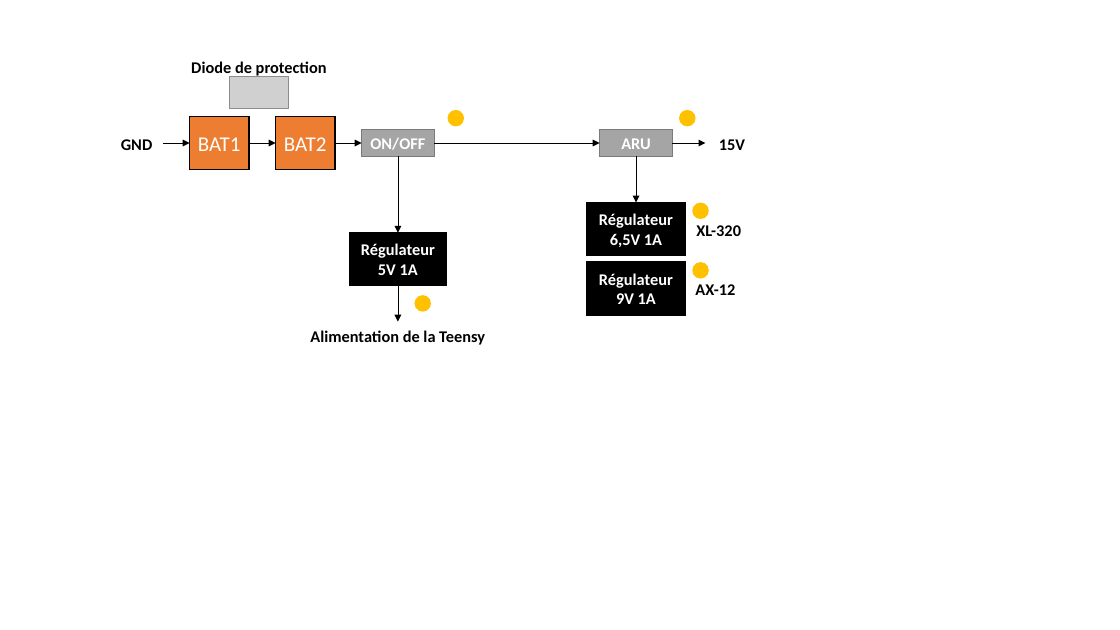
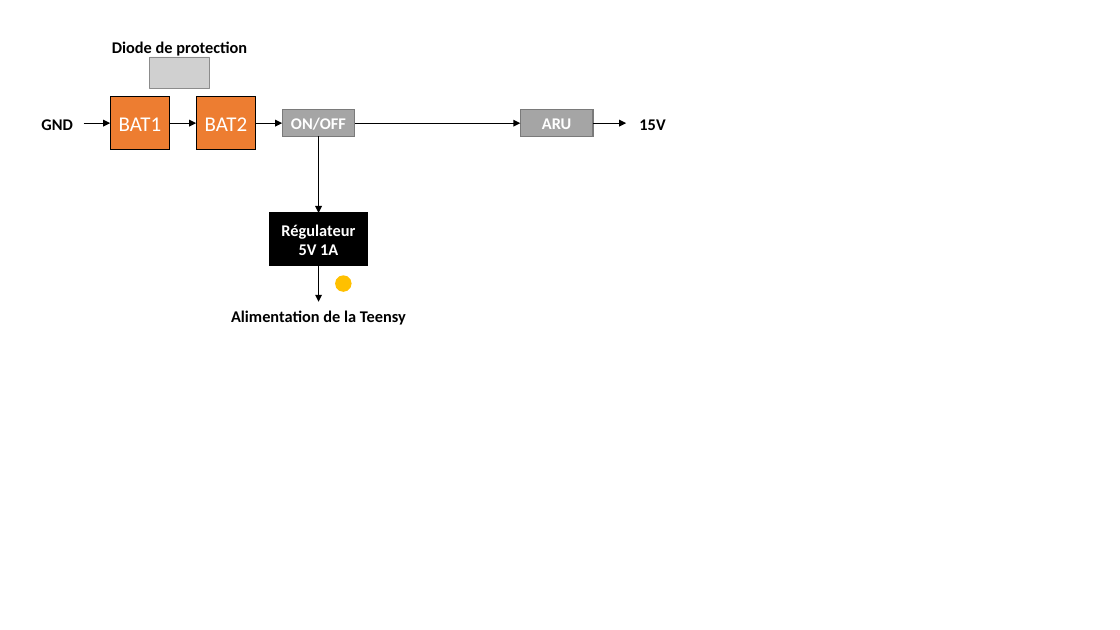
Before and after one commit to Nanaud7/my_robot, a slide deck: slide 2 of Electronique/Carte Robot (base sur un Teensy 3.6)/Schema fonctionnel.pptx (slide 1 before the commit). Drawn at 1120x630 pixels with LibreOffice and Linux fonts; fonts in the diff are those of the drawing; grey boxes stand for pictures. Boxes give left, top, right and bottom in pixels: in the first picture for what was removed or moved away, otherwise in the second. Text is boxed around its words. In the diff, an @@ line names an element or a change of style, - is before the commit and + after.

```diff
--- a/Electronique/Carte Robot (base sur un Teensy 3.6)/Schema fonctionnel.pptx
+++ b/Electronique/Carte Robot (base sur un Teensy 3.6)/Schema fonctionnel.pptx
@@ ellipse removed at (x1=448, y1=110, x2=465, y2=127) @@
@@ ellipse removed at (x1=679, y1=110, x2=696, y2=127) @@
@@ 7 arrows, 5 rectangles, 4 texts, 1 picture, 1 ellipse moved together from (x1=121, y1=61, x2=745, y2=345) to (x1=41, y1=41, x2=665, y2=325) @@
@@ arrow removed from (636, 156) to (636, 202) @@
@@ rectangle removed at (x1=586, y1=202, x2=686, y2=255) @@
-Régulateur
-6,5V 1A
@@ ellipse removed at (x1=692, y1=202, x2=709, y2=219) @@
@@ text removed at (x1=696, y1=225, x2=741, y2=236) @@
-XL-320
@@ rectangle removed at (x1=586, y1=262, x2=686, y2=315) @@
-Régulateur
-9V 1A
@@ ellipse removed at (x1=692, y1=262, x2=709, y2=279) @@
@@ text removed at (x1=695, y1=284, x2=735, y2=295) @@
-AX-12
```
Also in this commit, not shown: 2 slides added, 12 other files.
